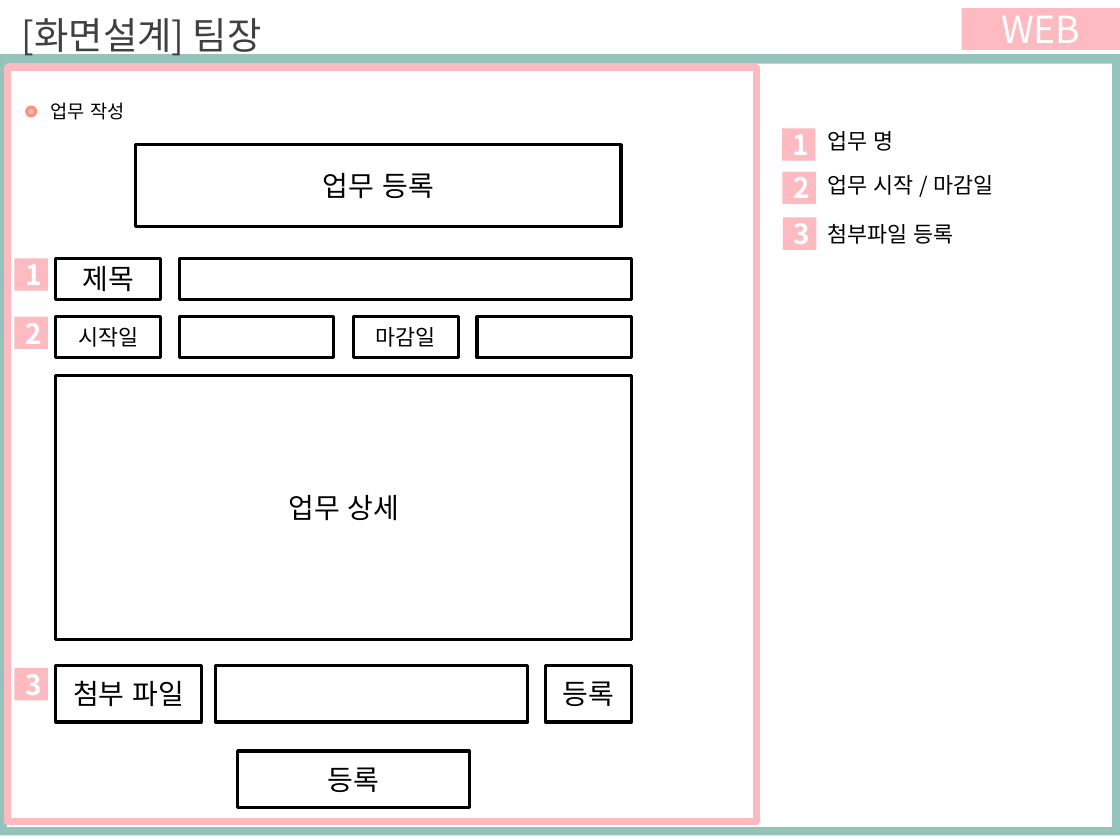
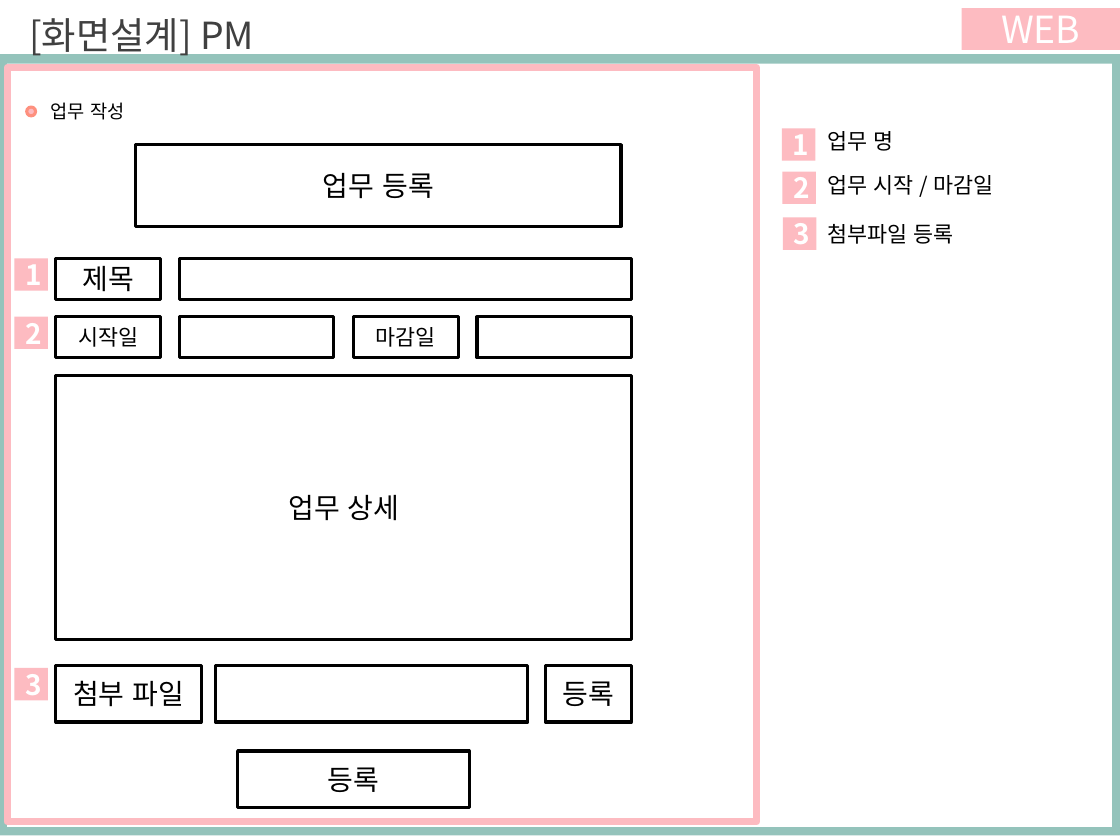
Before and after one commit to ezenteam03/project06, a slide deck: slide 2 of WebContent/lyh/0508 이연학 (수정).pptx. Drawn at 1120x840 pixels with LibreOffice and Linux fonts; fonts in the diff are those of the drawing. Boxes give left, top, right and bottom in pixels: in the first picture for what was removed or moved away, otherwise in the second. Text is boxed around its words. In the diff, an @@ line names an element or a change of style, - is before the commit and + after.

```diff
--- a/WebContent/lyh/0508 이연학 (수정).pptx
+++ b/WebContent/lyh/0508 이연학 (수정).pptx
@@ text at (29,18,254,59): text changed @@
-[화면설계] 팀장
+[화면설계] PM
```
Also in this commit, not shown: 4 other slides changed, 5 other files.
